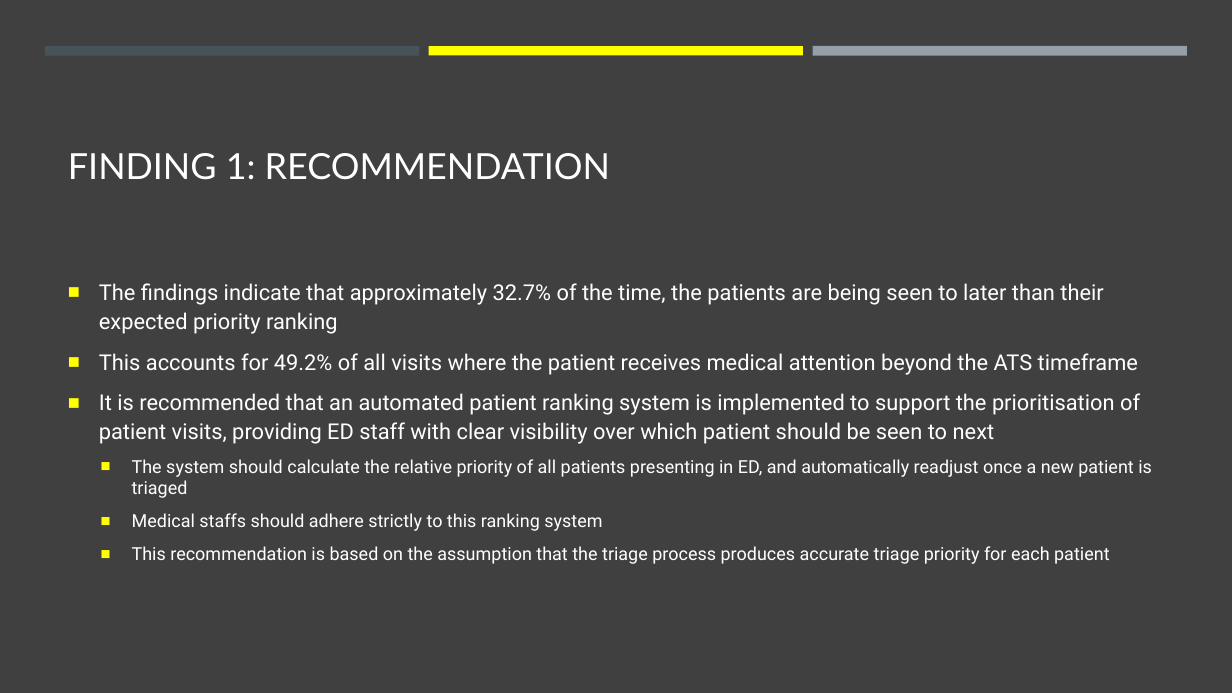
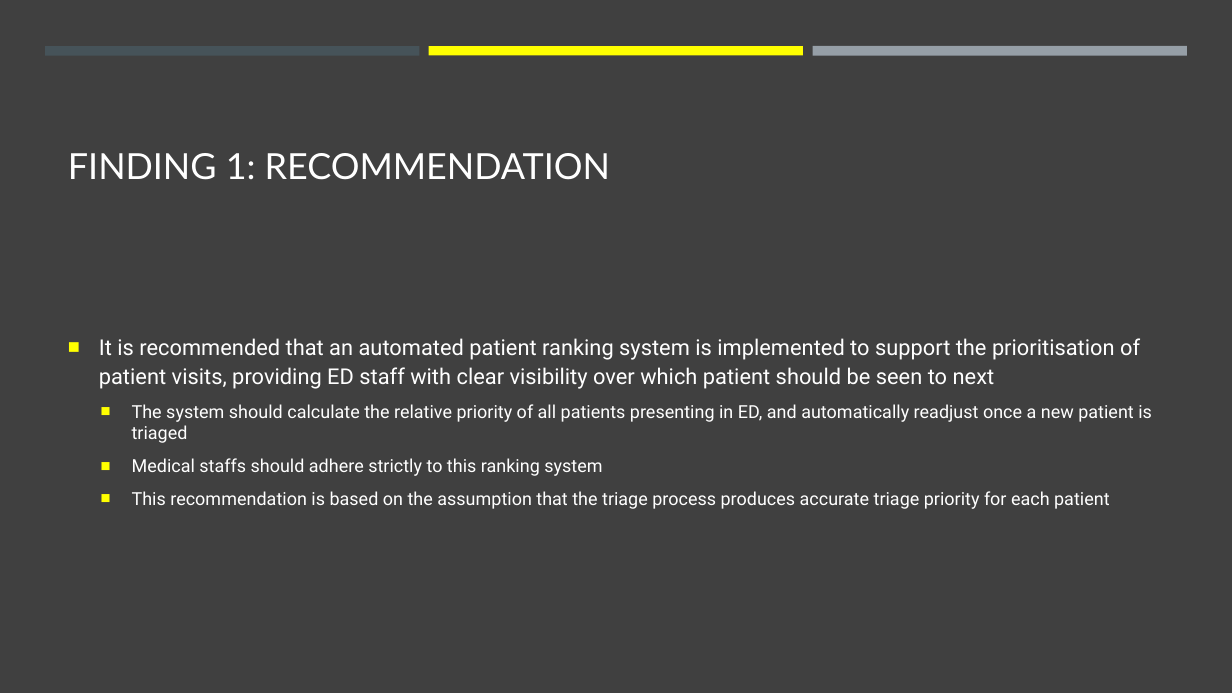
Before and after one commit to jasonnguyen3697/EY_DataChallenge, a slide deck: slide 9 of stuff.pptx (slide 7 before the commit). Drawn at 1232x693 pixels with LibreOffice and Linux fonts; fonts in the diff are those of the drawing. Boxes give left, top, right and bottom in pixels: in the first picture for what was removed or moved away, otherwise in the second. Text is boxed around its words. In the diff, an @@ line names an element or a change of style, - is before the commit and + after.

```diff
--- a/stuff.pptx
+++ b/stuff.pptx
@@ text at (x1=99, y1=283, x2=1138, y2=375): paragraphs removed @@
-■ The findings indicate that approximately 32.7% of the time, the patients are being seen to later than their expected priority ranking
-■ This accounts for 49.2% of all visits where the patient receives medical attention beyond the ATS timeframe
```
Also in this commit, not shown: 4 other slides changed, 2 slides added.
